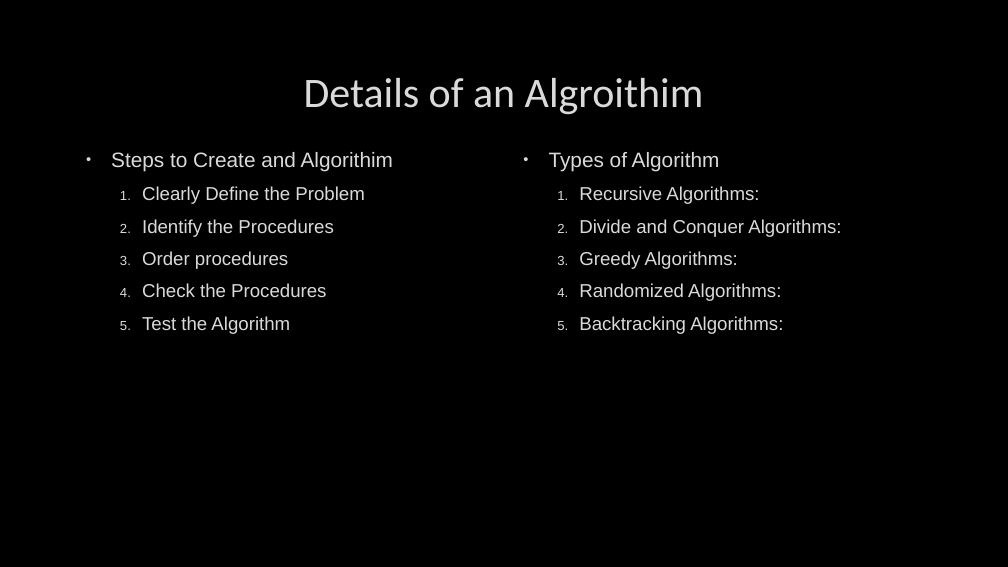
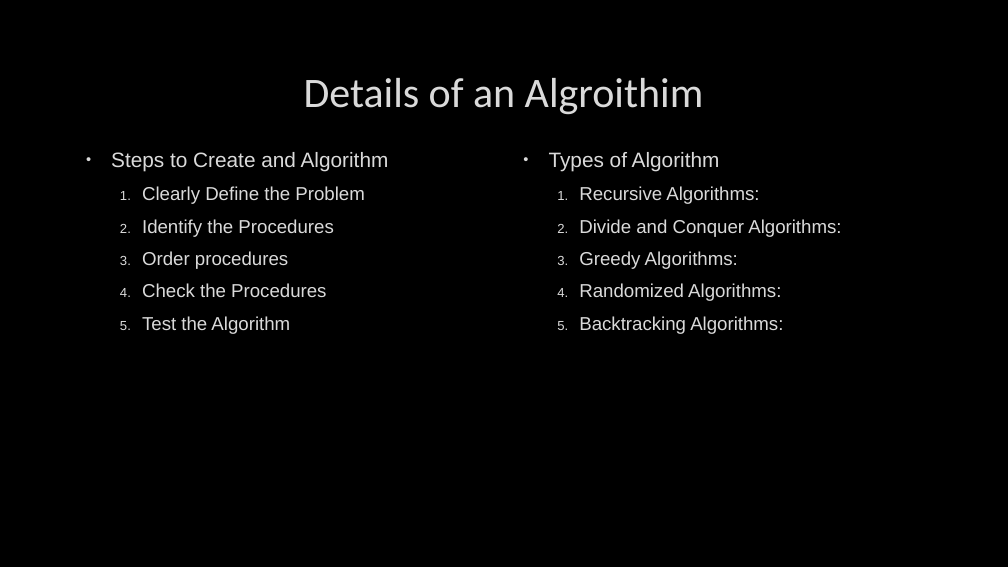
Before and after one commit to JFinnTeacher/TY-Introduction-to-Coding-with-Python, a slide deck: slide 5 of Lesson 05 - Algorithms and Pseudocode/Teaching Assets/Lesson 05 - Algorithms and Pseudocode.pptx. Drawn at 1008x567 pixels with LibreOffice and Linux fonts; fonts in the diff are those of the drawing; background and template pictures are left out. Boxes give left, top, right and bottom in pixels: in the first picture for what was removed or moved away, otherwise in the second. Text is boxed around its words. In the diff, an @@ line names an element or a change of style, - is before the commit and + after.

```diff
--- a/Lesson 05 - Algorithms and Pseudocode/Teaching Assets/Lesson 05 - Algorithms and Pseudocode.pptx
+++ b/Lesson 05 - Algorithms and Pseudocode/Teaching Assets/Lesson 05 - Algorithms and Pseudocode.pptx
@@ text at <box>111,152,389,172</box>: text changed @@
-• Steps to Create and Algorithim
+• Steps to Create and Algorithm
```
Also in this commit, not shown: 1 other slide changed, 4 other files.
